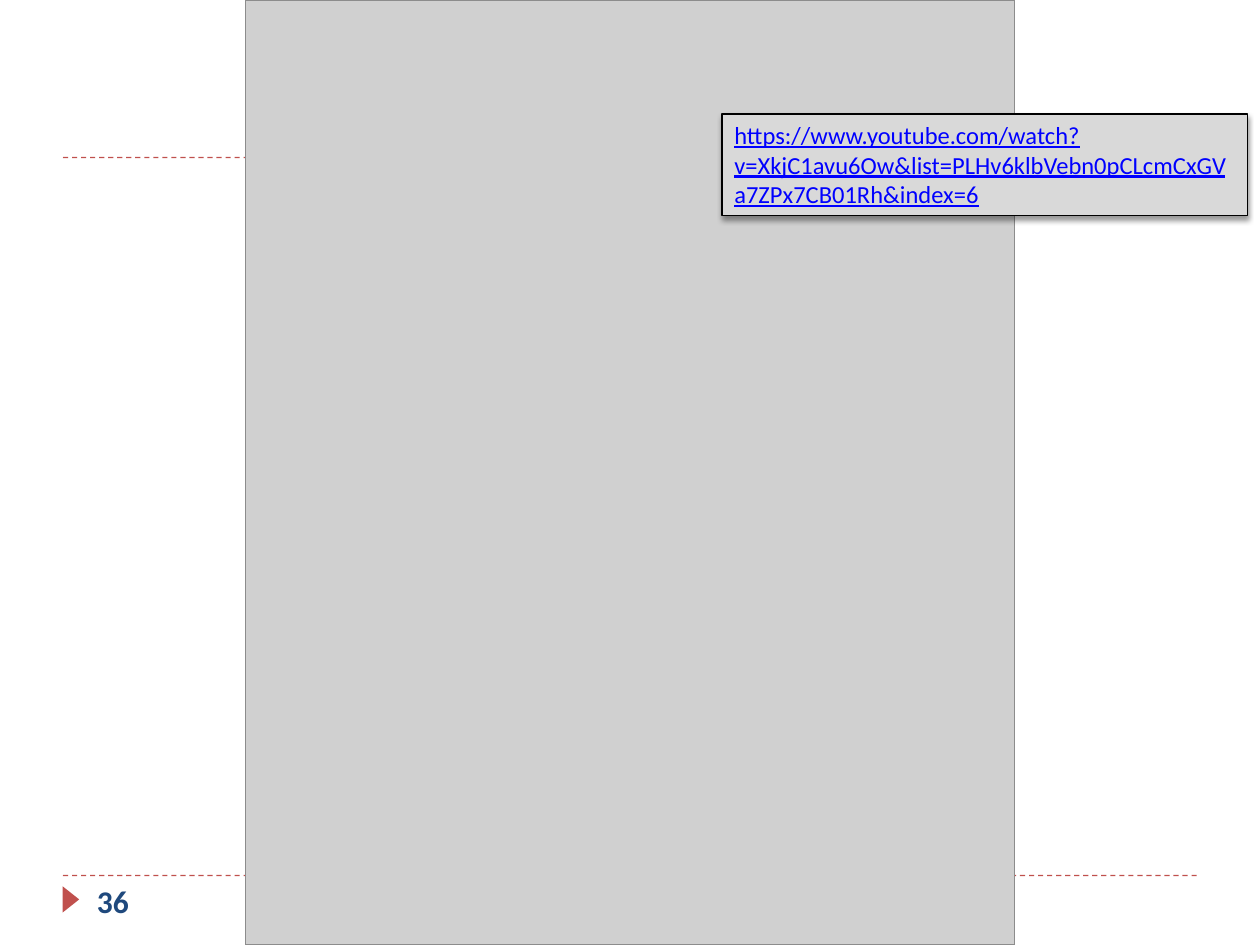
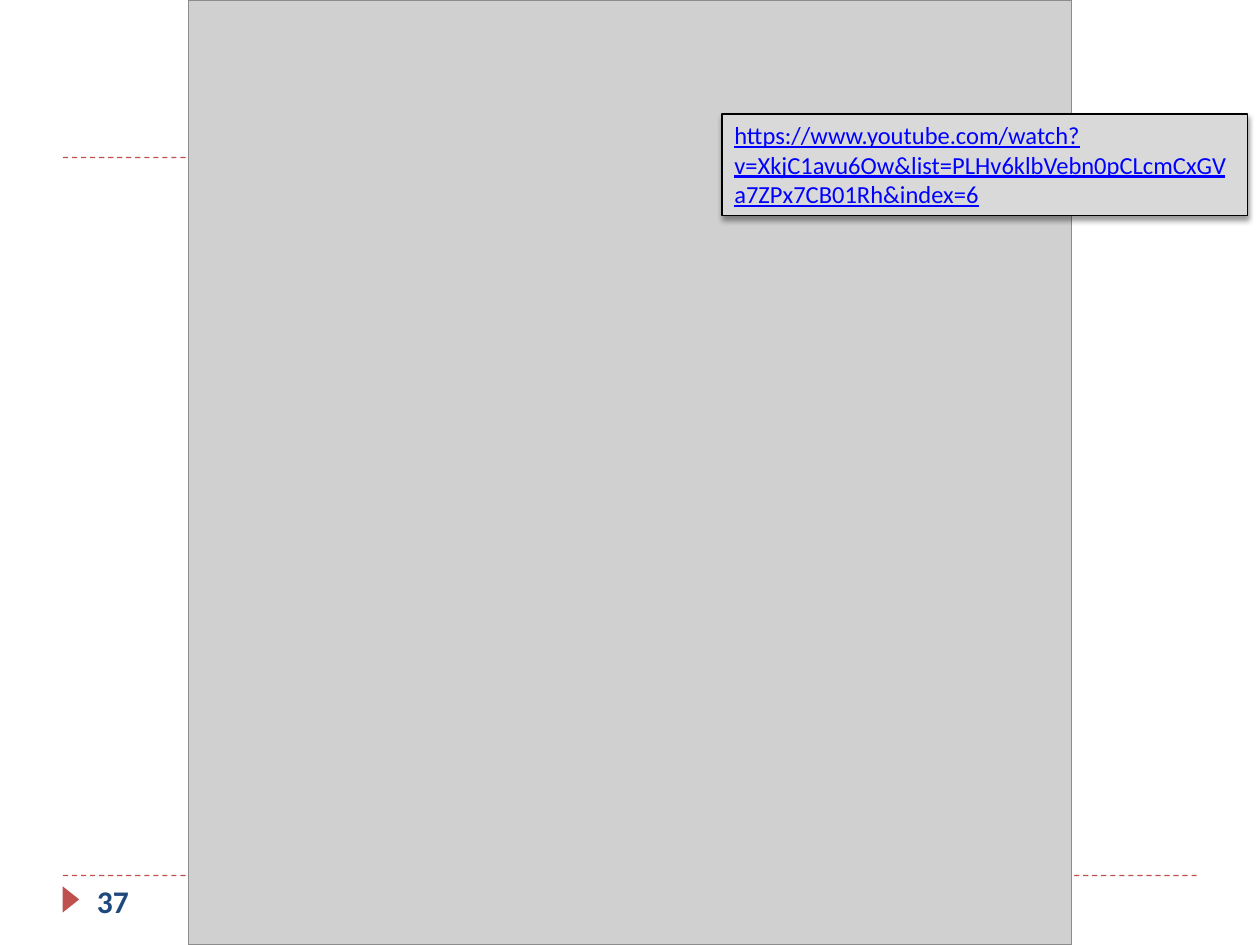
Before and after one commit to guhofstra/CSC111Fa25, a slide deck: slide 37 of PPTs/Ch5_ARM_Load_Store_Exercises_ANS.pptx (slide 36 before the commit). Drawn at 1260x945 pixels with LibreOffice and Linux fonts; fonts in the diff are those of the drawing; grey boxes stand for pictures. Boxes give left, top, right and bottom in pixels: in the first picture for what was removed or moved away, otherwise in the second. Text is boxed around its words. In the diff, an @@ line names an element or a change of style, - is before the commit and + after.

```diff
--- a/PPTs/Ch5_ARM_Load_Store_Exercises_ANS.pptx
+++ b/PPTs/Ch5_ARM_Load_Store_Exercises_ANS.pptx
@@ picture resized from (x1=246, y1=0, x2=1014, y2=945) to (x1=189, y1=0, x2=1072, y2=945) @@
@@ page number at (x1=97, y1=892, x2=129, y2=914): text changed @@
-36
+37
```
Also in this commit, not shown: 5 other slides changed, 1 slide added, 3 other files.
